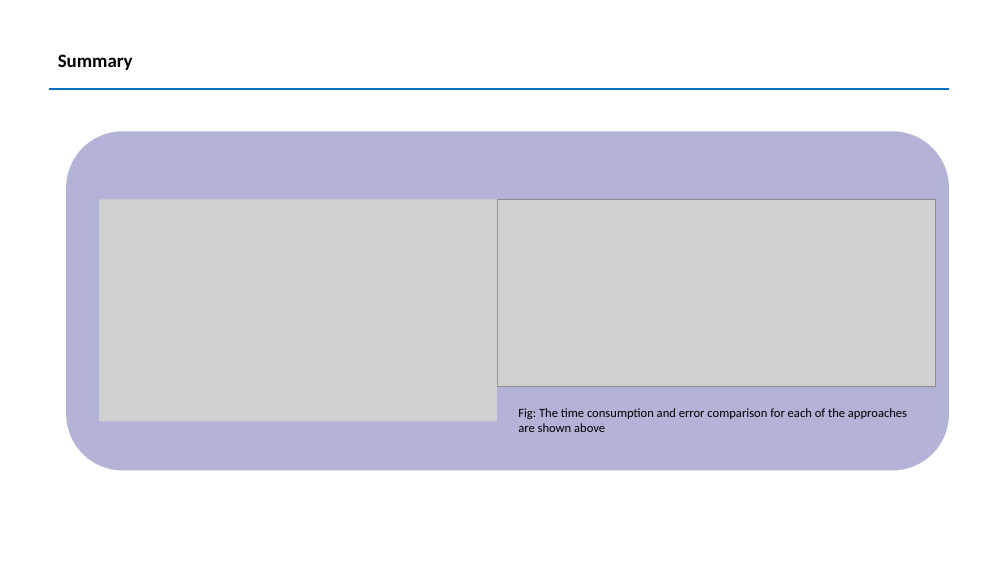
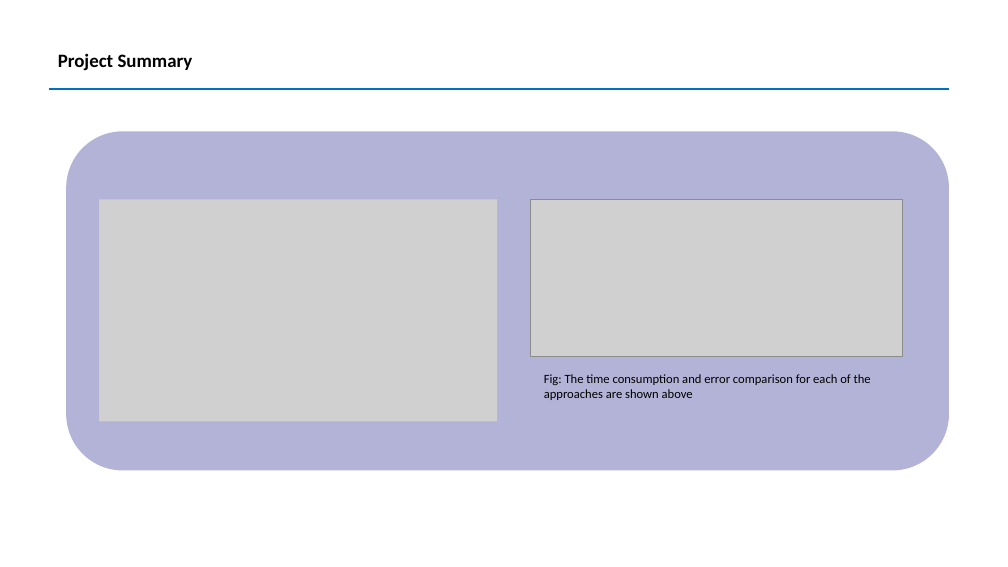
Before and after one commit to harish-udhay/Hungarian_algorithm_for_kidney_exchange, a slide deck: slide 10 of Hungarian_algorithm.pptx (slide 9 before the commit). Drawn at 1008x567 pixels with LibreOffice and Linux fonts; fonts in the diff are those of the drawing; grey boxes stand for pictures. Boxes give left, top, right and bottom in pixels: in the first picture for what was removed or moved away, otherwise in the second. Text is boxed around its words. In the diff, an @@ line names an element or a change of style, - is before the commit and + after.

```diff
--- a/Hungarian_algorithm.pptx
+++ b/Hungarian_algorithm.pptx
@@ title at (x1=58, y1=53, x2=193, y2=71): text changed @@
-Summary
+Project Summary
@@ picture resized from (x1=498, y1=200, x2=935, y2=386) to (x1=530, y1=200, x2=902, y2=357) @@
@@ text "Fig: The time consumption and ..." rewrapped from (x1=518, y1=408, x2=907, y2=432) to (x1=544, y1=374, x2=871, y2=400) @@
```
Also in this commit, not shown: 6 other slides changed, 1 slide added, 1 other file.
